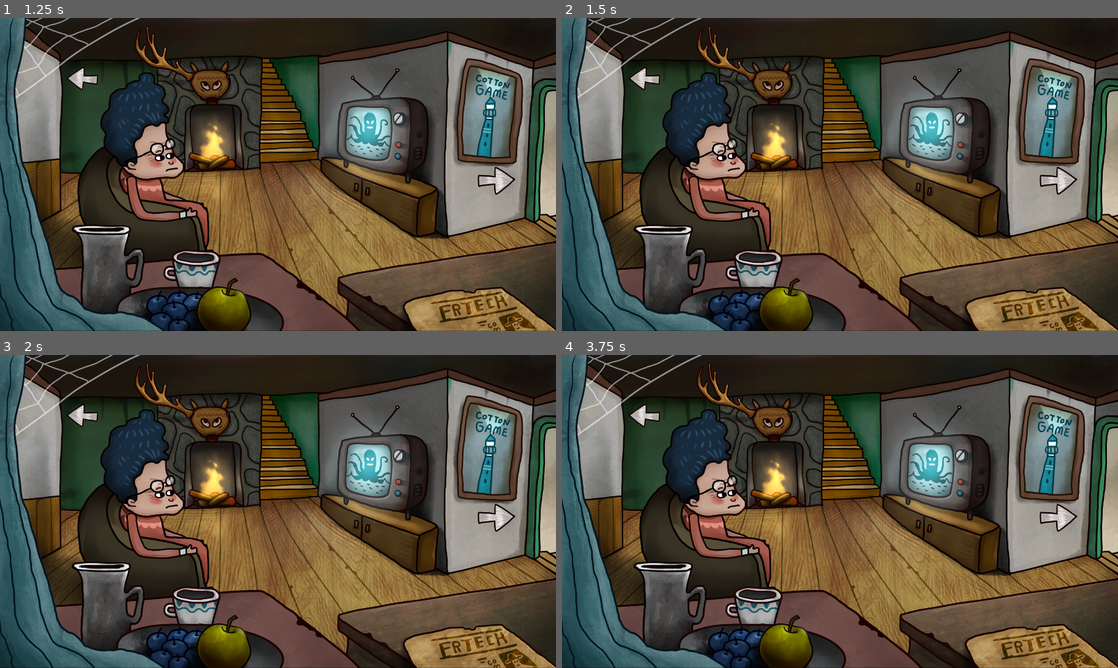
Above: before the commit, frames 1-4 (two rows, left to right).
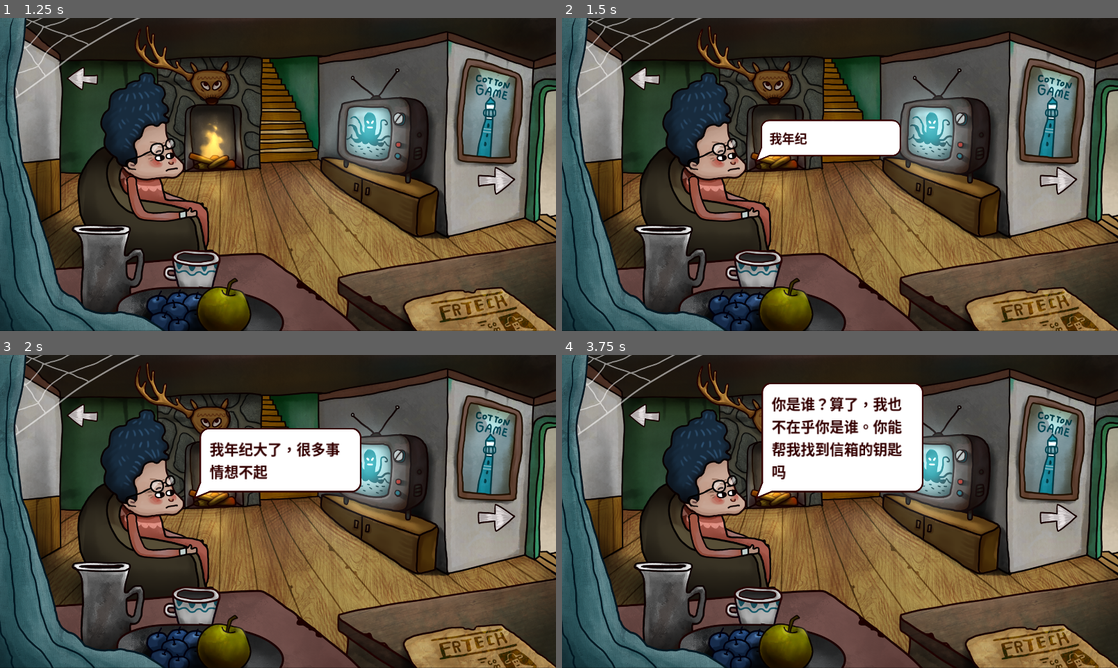
Above: after the commit, the same moments.

Repository: suin14/Isoland2-demo
Game: Godot game, scene res://scene/H2.tscn
Two runs of this game, one before a commit and one after it. Both use one fixed random seed, a clock stepped at 60 frames per second and the inputs below. This scene is started directly instead of the project's main scene.
Inputs (mouse positions are in pixels of both pictures, inside the frame that each line leads up to):
- Up to frame 1 (1.25 s): move the mouse to (400, 158) at 0.52 s; press the mouse at (400, 158) at 0.53 s
- Up to frame 2 (1.5 s): tap Enter at 1.25 s; move the mouse to (728, 190) at 1.27 s; release the mouse at (728, 190) at 1.28 s; click (728, 190) at 1.35 s
- Up to frame 3 (2 s): no input
- Up to frame 4 (3.75 s): move the mouse to (895, 442) at 2.02 s; press the mouse at (895, 442) at 2.03 s; move the mouse to (812, 574) at 2.77 s; release the mouse at (812, 574) at 2.78 s; click (812, 574) at 2.85 s; move the mouse to (1006, 558) at 3.52 s; press the mouse at (1006, 558) at 3.53 s

Frame 1 is identical in both runs. In frame 2, 3.0% of the frame differs, in the area x 34-61%, y 32-46%; in frame 3, 6.0%; in frame 4, 10%, in the area x 34-65%, y 8-46%.

Commit message:
人物对话

Diff:
--- a/scene/H2.tscn
+++ b/scene/H2.tscn
@@ -1,8 +1,11 @@
-[gd_scene load_steps=7 format=3 uid="uid://wktisxxoy6h4"]
+[gd_scene load_steps=11 format=3 uid="uid://wktisxxoy6h4"]
 
 [ext_resource type="PackedScene" uid="uid://dngr0mvyoa3p0" path="res://scene/Scene.tscn" id="1_6axae"]
 [ext_resource type="Texture2D" uid="uid://g6svbdsvvod6" path="res://assets/H2/H2.png" id="2_k6gi0"]
+[ext_resource type="Script" path="res://scene/h_2.gd" id="3_b04vc"]
 [ext_resource type="Script" path="res://script/classes/Teleporter.gd" id="3_hj2qq"]
+[ext_resource type="Script" path="res://script/classes/Interactable.gd" id="4_hxhyy"]
+[ext_resource type="PackedScene" uid="uid://l87r5uvnd1wn" path="res://scene/UI/dialog_bubble.tscn" id="5_qdpnu"]
 
 [sub_resource type="CapsuleShape2D" id="CapsuleShape2D_axdrm"]
 radius = 37.0
@@ -15,8 +18,12 @@
 radius = 46.0
 height = 128.0
 
+[sub_resource type="RectangleShape2D" id="RectangleShape2D_a54xa"]
+size = Vector2(218, 489)
+
 [node name="Background" instance=ExtResource("1_6axae")]
 texture = ExtResource("2_k6gi0")
+script = ExtResource("3_b04vc")
 
 [node name="H1" type="Area2D" parent="." index="0"]
 position = Vector2(-672, -329)
@@ -46,3 +53,22 @@
 position = Vector2(7, 1)
 rotation = 1.5708
 shape = SubResource("CapsuleShape2D_tdh5p")
+
+[node name="Granny" type="Area2D" parent="." index="3"]
+position = Vector2(-447, -25)
+script = ExtResource("4_hxhyy")
+
+[node name="CollisionShape2D" type="CollisionShape2D" parent="Granny" index="0"]
+position = Vector2(0, 5.5)
+shape = SubResource("RectangleShape2D_a54xa")
+
+[node name="DialogBubble" parent="Granny" index="1" instance=ExtResource("5_qdpnu")]
+visible = false
+anchors_preset = 0
+offset_left = 155.0
+offset_top = -19.0
+offset_right = 155.0
+offset_bottom = -19.0
+
+[connection signal="interacted" from="Granny" to="." method="_on_granny_interacted"]
+[connection signal="gui_input" from="Granny/DialogBubble" to="." method="_on_dialog_bubble_gui_input"]
--- /dev/null
+++ b/scene/UI/default_theme.tres
@@ -0,0 +1,5 @@
+[gd_resource type="Theme" format=3 uid="uid://g7j2bxr7k4a3"]
+
+[resource]
+Label/colors/font_color = Color(0.2, 0, 0, 1)
+Label/font_sizes/font_size = 50
--- /dev/null
+++ b/scene/UI/dialog_bubble.gd
@@ -0,0 +1,49 @@
+extends Control
+
+
+var dialogs := []
+var current_line := -1
+var txtSpeed := 0
+
+@onready var content: Label = $content
+
+
+func _ready() -> void:
+	hide()
+
+func show_dialog(dialogs_text: Array):
+	if current_line == -1 or dialogs != dialogs_text:
+		dialogs = dialogs_text
+		show_line(0)
+		show()
+	else:
+		advance()
+
+
+func show_line(line: int):
+	current_line = line
+	content.text = dialogs[current_line]
+
+	#气泡动画
+	var tween := create_tween()
+	tween.set_ease(Tween.EASE_OUT).set_trans(Tween.TRANS_SINE)
+	tween.tween_property(self, "scale", Vector2.ONE, 0.2).from(Vector2.ZERO)
+
+	#打字机动画
+	txtSpeed = content.text.length() * 0.1  #每个字符的单位时间
+	var t := create_tween()
+	t.set_ease(Tween.EASE_OUT).set_trans(Tween.TRANS_SINE)
+	t.tween_property(content, "visible_ratio", 1.0, txtSpeed).from(0.0)
+
+
+func advance():
+	if current_line + 1 < dialogs.size():
+		show_line(current_line + 1)
+	else:
+		current_line = -1
+		hide()
+
+
+func _on_content_gui_input(event: InputEvent) -> void:
+	if event.is_action_pressed("interact"):
+		advance()
--- /dev/null
+++ b/scene/UI/dialog_bubble.tscn
@@ -0,0 +1,48 @@
+[gd_scene load_steps=6 format=3 uid="uid://l87r5uvnd1wn"]
+
+[ext_resource type="Script" path="res://scene/UI/dialog_bubble.gd" id="1_a3vwm"]
+[ext_resource type="Texture2D" uid="uid://x35sg4jdx5jo" path="res://assets/UI/对话框点9图.9.png" id="1_dtne3"]
+[ext_resource type="Texture2D" uid="uid://dmxcuig5bovd1" path="res://assets/UI/对话框把手.png" id="2_5wrsd"]
+[ext_resource type="Theme" uid="uid://g7j2bxr7k4a3" path="res://scene/UI/default_theme.tres" id="2_pv4hx"]
+
+[sub_resource type="StyleBoxTexture" id="StyleBoxTexture_oxii6"]
+texture = ExtResource("1_dtne3")
+texture_margin_left = 35.0
+texture_margin_top = 35.0
+texture_margin_right = 35.4511
+texture_margin_bottom = 35.0371
+region_rect = Rect2(0, 0, 143, 132)
+
+[node name="DialogBubble" type="Control"]
+layout_mode = 3
+script = ExtResource("1_a3vwm")
+
+[node name="content" type="Label" parent="."]
+custom_minimum_size = Vector2(560, 0)
+layout_mode = 1
+anchors_preset = 2
+anchor_top = 1.0
+anchor_bottom = 1.0
+offset_left = 21.0
+offset_top = -161.0
+offset_right = 581.0
+offset_bottom = -21.9629
+grow_vertical = 0
+mouse_filter = 0
+theme = ExtResource("2_pv4hx")
+theme_override_styles/normal = SubResource("StyleBoxTexture_oxii6")
+text = "这是一段长文本。"
+autowrap_mode = 2
+
+[node name="Handle" type="TextureRect" parent="."]
+layout_mode = 1
+anchors_preset = 2
+anchor_top = 1.0
+anchor_bottom = 1.0
+offset_top = -59.0
+offset_right = 61.0
+grow_vertical = 0
+texture = ExtResource("2_5wrsd")
+flip_h = true
+
+[connection signal="gui_input" from="content" to="." method="_on_content_gui_input"]
--- /dev/null
+++ b/scene/h_2.gd
@@ -0,0 +1,16 @@
+extends "res://scene/scene.gd"
+
+@onready var dialog_bubble: Control = $Granny/DialogBubble
+
+
+func _on_granny_interacted() -> void:
+	dialog_bubble.show_dialog([
+		"我年纪大了，很多事情想不起来了。",
+		"你是谁？算了，我也不在乎你是谁。你能帮我找到信箱的钥匙吗？",
+		"老头子说最近会给我寄船票过来，叫我和他一起出去看看。虽然我没有什么兴趣...",
+		"他折腾了一辈子，不是躲在楼上捣鼓什么时间机器，就是出海找点什么东西。",
+		"这些古怪的电视节目真没有什么意思。",
+		"老头子说这个岛上有很多秘密，其实我知道，不过是岛上的日子太孤独，他找点事情做罢了。",
+		"人嘛，谁没有年轻过。年轻的时候...算了，不说这些往事了。",
+		"老了才明白，万物静默如迷。"
+	])
